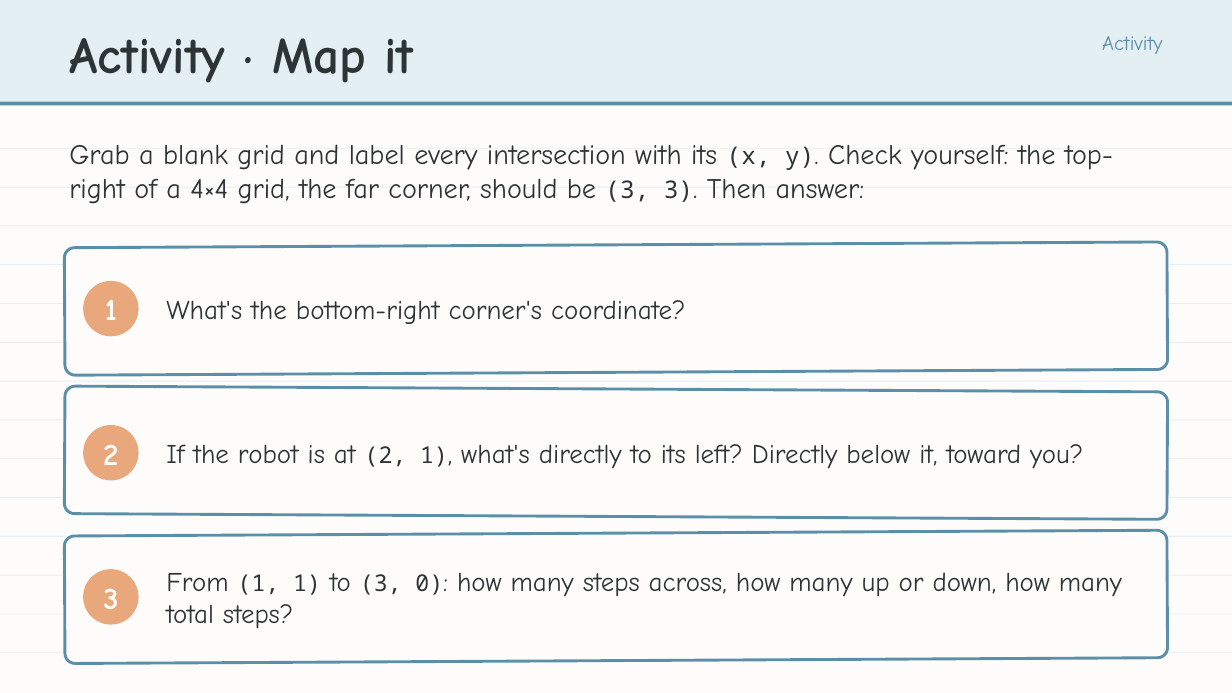
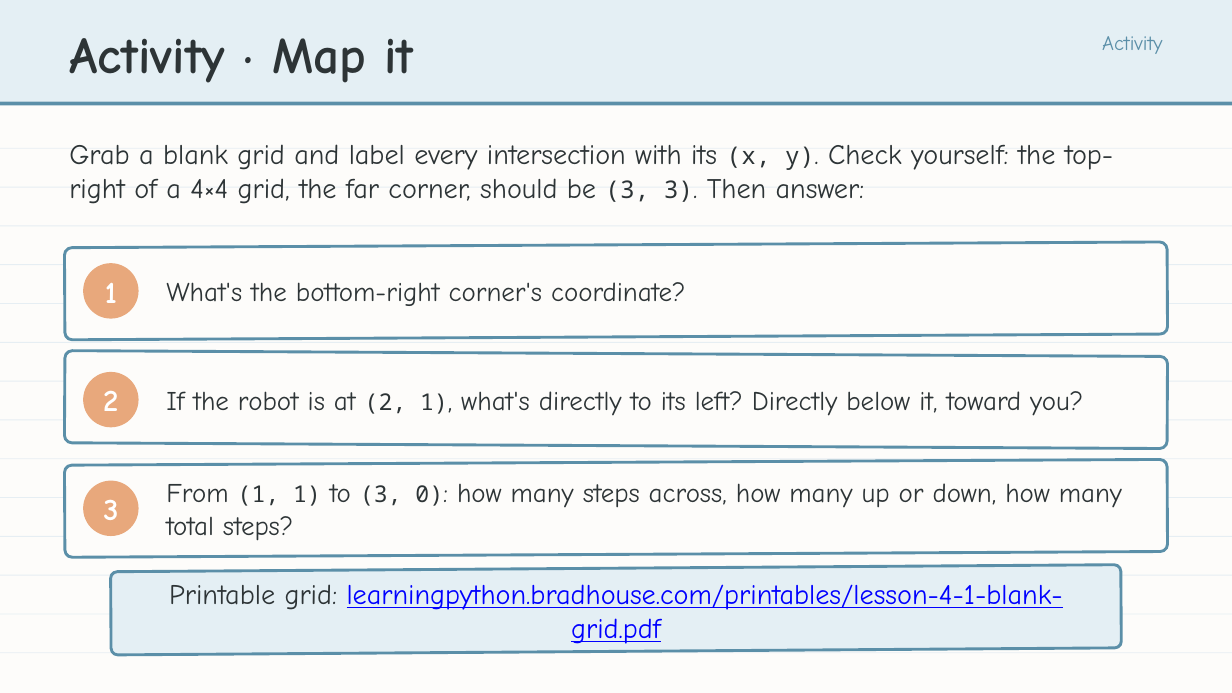
Before and after one commit to bradamiller/LearningPython, a slide deck: slide 16 of static/slides/module-04-manhattan/module-4-lesson-01-coordinates.pptx (slide 15 before the commit). Drawn at 1232x693 pixels with LibreOffice and Linux fonts; fonts in the diff are those of the drawing. Boxes give left, top, right and bottom in pixels: in the first picture for what was removed or moved away, otherwise in the second. Text is boxed around its words. In the diff, an @@ line names an element or a change of style, - is before the commit and + after.

```diff
--- a/static/slides/module-04-manhattan/module-4-lesson-01-coordinates.pptx
+++ b/static/slides/module-04-manhattan/module-4-lesson-01-coordinates.pptx
@@ rounded rectangle: place and size @@
-rounded rectangle at <box>64,242,1168,375</box>
+rounded rectangle at <box>64,242,1168,340</box>
@@ text "1": place and size @@
-text "1" at <box>105,300,117,320</box>
+text "1" at <box>105,283,117,303</box>
@@ ellipse: place and size @@
-ellipse at <box>83,281,139,336</box>
+ellipse at <box>83,263,139,319</box>
@@ text "What's the bottom-right corner's coordinate?": place and size @@
-text "What's the bottom-right corner's coordinate?" at <box>166,300,686,324</box>
+text "What's the bottom-right corner's coordinate?" at <box>166,282,686,306</box>
@@ rounded rectangle: place and size @@
-rounded rectangle at <box>64,386,1168,520</box>
+rounded rectangle at <box>64,351,1168,449</box>
@@ text "If the robot is at ...": place and size @@
-text "If the robot is at ..." at <box>166,444,1083,469</box>
+text "If the robot is at ..." at <box>166,391,1083,416</box>
@@ text "2": place and size @@
-text "2" at <box>103,445,118,465</box>
+text "2" at <box>103,391,118,411</box>
@@ ellipse: place and size @@
-ellipse at <box>83,425,139,481</box>
+ellipse at <box>83,372,139,428</box>
@@ rounded rectangle: place and size @@
-rounded rectangle at <box>64,530,1168,664</box>
+rounded rectangle at <box>64,459,1168,557</box>
@@ text "From (1, 1) to (3, ...": place and size @@
-text "From (1, 1) to (3, ..." at <box>166,572,1122,629</box>
+text "From (1, 1) to (3, ..." at <box>166,483,1122,541</box>
@@ text "3": place and size @@
-text "3" at <box>103,589,118,609</box>
+text "3" at <box>103,500,118,520</box>
@@ ellipse: place and size @@
-ellipse at <box>83,569,139,625</box>
+ellipse at <box>83,481,139,536</box>
@@ rounded rectangle added at <box>111,565,1121,655</box>, fill #E4EFF4, outline #5B8FA8 2.25 pt @@
@@ text added at <box>169,584,1063,644</box>, 22 pt, text #0000FF, underline @@
+Printable grid: learningpython.bradhouse.com/printables/lesson-4-1-blank-grid.pdf
```
Also in this commit, not shown: 1 slide added, 4 other files.
